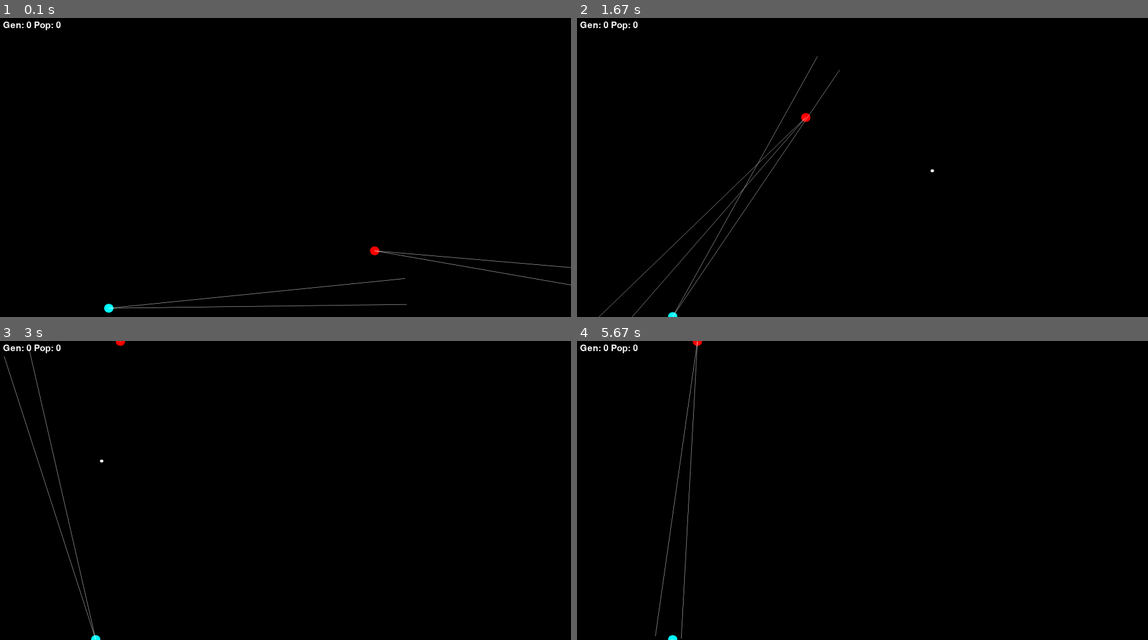
Above: before the commit, frames 1-4 (two rows, left to right).
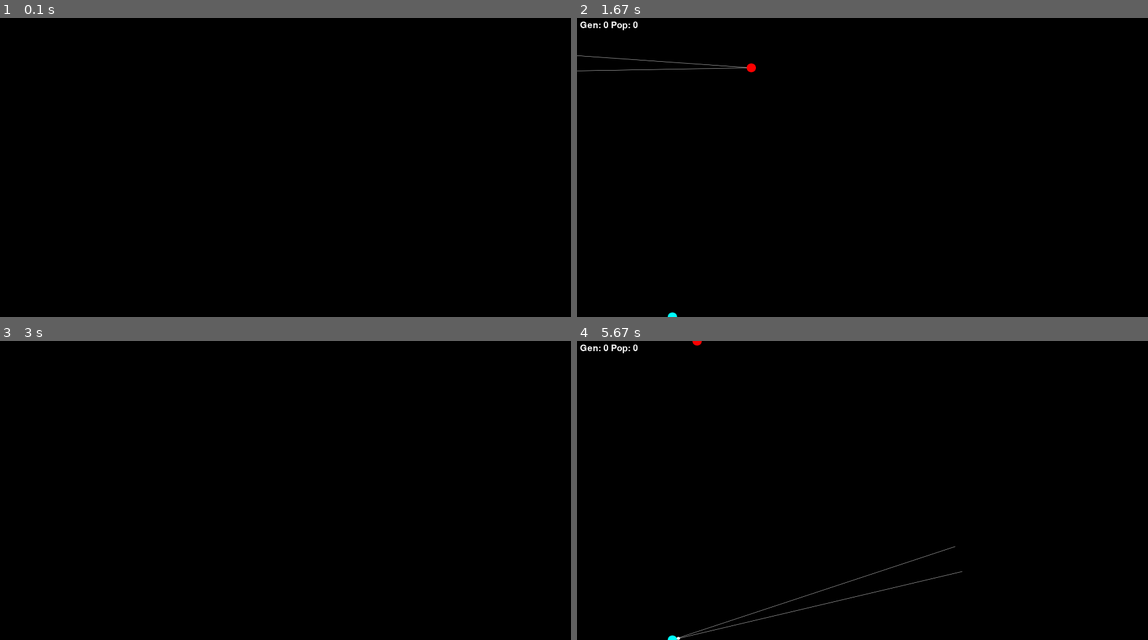
Above: after the commit, the same moments.

Repository: sattfatt/Simple-AI
Game: pygame game, started from pygame1/oneonone.py
Same seed, same stepped clock (60 frames per second), same inputs: the game is played once before the commit and once after it.
Inputs:
- Up to frame 1 (0.1 s): no input
- Up to frame 2 (1.67 s): hold N 0.33-0.8 s; hold M 0.83-1.3 s; hold N from 1.33 s (still down)
- Up to frame 3 (3 s): release N at 1.8 s; hold M from 2.83 s (still down)
- Up to frame 4 (5.67 s): release M at 3.3 s; tap N at 4.33 s

The runs differ from the first frame. In frame 1, 0.7% of the frame differs, in the area x 0-100%, y 1-99%; in frame 2, 0.8%, in the area x 0-63%, y 12-100%; in frame 3, 0.5%; in frame 4, 0.6%.

Commit message:
renamed and optimized the code so that simulations can run without rendering

Diff:
--- a/pygame1/test.py
+++ b/pygame1/oneonone.py
@@ -24,18 +24,36 @@
 # ------------- #
 #    params     #
 # ------------- #
-MAXITERATIONS = 4000
-MAXHEALTH = 500
-MOVESPEED = 3
-PROJVEL = 10
+MAXITERATIONS = 10000
+MAXHEALTH = 1000
+MOVESPEED = 1
+PROJVEL = 3
 MAXSPINRATE = 1
-PROJECTILEINTERVAL = 100
+PROJECTILEINTERVAL = 500
 MAXNEURONSPERLAYER = 5
 MAXDISPX = 1918  # 1024
 MAXDISPY = 1005  # 768
 MINRANDPARM = -1
 MAXRANDPARM = 1
-POPULATION = 100
+POPULATION = 20
+
+# ------------- #
+#    Globals    #
+# ------------- #
+
+iteration = 0
+
+tick = 0
+
+popindex = 0
+
+generation = 0
+
+displayupdateinterval = 10
+
+runnormal = False
+
+
 # ------------- #
 #     colors    #
 # ------------- #
@@ -67,7 +85,7 @@
 class Entity:
     def __init__(self, pos, dir, size, color, surf, owner):
 
-        self.endpointupper = (0,0)
+        self.endpointupper = (0, 0)
 
         self.endpointlower = (0, 0)
 
@@ -119,11 +137,11 @@
         self.drawhitboxflag = False
 
     def draw(self):
-        pygame.gfxdraw.filled_circle(self.SURFACE,
-                                     np.round(self.pos[0]).astype(int),
-                                     np.round(self.pos[1]).astype(int),
-                                     self.size,
-                                     self.color)
+        #pygame.gfxdraw.filled_circle(self.SURFACE,
+                                     #np.round(self.pos[0]).astype(int),
+                                     #np.round(self.pos[1]).astype(int),
+                                     #self.size,
+                                     #self.color)
 
         self.updateHitbox()
         if self.drawhitboxflag == True:
@@ -157,8 +175,9 @@
         self.endpointlower = (self.wedgeMag * math.cos(-(pov / 2) + dir) + self.pos[0],
                               self.wedgeMag * math.sin(-(pov / 2) + dir) + self.pos[1])
         if display:
-            pygame.draw.aaline(DISPLAYSURF, WHITE, self.pos, (self.endpointupper[0], self.endpointupper[1]), 1)
-            pygame.draw.aaline(DISPLAYSURF, WHITE, self.pos, (self.endpointlower[0], self.endpointlower[1]), 1)
+            pass
+            #pygame.draw.aaline(DISPLAYSURF, WHITE, self.pos, (self.endpointupper[0], self.endpointupper[1]), 1)
+            #pygame.draw.aaline(DISPLAYSURF, WHITE, self.pos, (self.endpointlower[0], self.endpointlower[1]), 1)
 
     def updateHitbox(self):
         self.hitbox = pygame.Rect(self.pos[0] - self.size, self.pos[1] - self.size, self.size * 2, self.size * 2)
@@ -195,13 +214,13 @@
         s12 = np.inner(v1, v2)
 
         # calculate barycentric points
-        scalar = 1 / (s00*s11-s01*s01)
-        u = (s11*s02-s01*s12)*scalar
-        v = (s00*s12-s01*s02)*scalar
+        scalar = 1 / (s00 * s11 - s01 * s01)
+        u = (s11 * s02 - s01 * s12) * scalar
+        v = (s00 * s12 - s01 * s02) * scalar
 
         if u >= 0 and v >= 0 and self.owner != projectile.owner:
             self.detectEnemy = True
-            print(self.owner + ' detects enemy!')
+            # print(self.owner + ' detects enemy!')
             return True
         else:
             self.detectEnemy = False
@@ -358,7 +377,7 @@
     pass
 
 
-def rouletteWheel(NNlist,n=1):
+def rouletteWheel(NNlist, n=1):
     totalfitness = 0
     offset = 0
     selected = []
@@ -407,8 +426,6 @@
     NNlist1.append(NN('bob'))
     NNlist2.append(NN('joe'))
 
-
-
 bob = Entity((np.random.randint(1, MAXDISPX - 1), np.random.randint(1, MAXDISPY - 1)), 0, 15, RED, DISPLAYSURF, 'bob')
 joe = Entity((np.random.randint(1, MAXDISPX - 1), np.random.randint(1, MAXDISPY - 1)), 0, 15, CYAN, DISPLAYSURF, 'joe')
 
@@ -421,20 +438,17 @@
 
 testbaby = breed(NNlist1[0], NNlist2[0], 'bob')
 
-iteration = 0
-
-popindex = 0
-
-generation = 0
+keys = []
 
 fontObj = pygame.font.Font(pygame.font.get_default_font(), 30)
-textSurf = fontObj.render('Gen: '+str(generation)+' Pop: '+str(popindex), True, WHITE)
+textSurf = fontObj.render('Gen: ' + str(generation) + ' Pop: ' + str(popindex), True, WHITE)
 textRect = textSurf.get_rect()
-textRect.topleft = (10,10)
+textRect.topleft = (10, 10)
 
 while True:
-    DISPLAYSURF.fill(BLACK)
-    DISPLAYSURF.blit(textSurf,textRect)
+    #DISPLAYSURF.fill(BLACK)
+
+
     iteration += 1
 
     if iteration >= MAXITERATIONS or len(entities) < 2:
@@ -456,6 +470,7 @@
                          DISPLAYSURF, 'bob')
             entities = [bob, joe]
             projectiles = []
+            textSurf = fontObj.render('Gen: ' + str(generation) + ' Pop: ' + str(popindex), True, WHITE)
             print('done!')
             continue
 
@@ -483,6 +498,7 @@
         nets = [NNlist1[popindex], NNlist2[popindex]]
         projectiles = []
 
+    # keys
 
     # event handling
     for event in pygame.event.get():
@@ -490,7 +506,13 @@
         if event.type == QUIT:
             pygame.quit()
             sys.exit()
-
+        if event.type == KEYDOWN:
+            if event.key == K_m:
+                runnormal = False
+                DISPLAYSURF.fill(BLACK)
+                pygame.display.update()
+            if event.key == K_n:
+                runnormal = True
 
     # projectile handling
     if projectiles:
@@ -511,7 +533,8 @@
                     elif proj.owner == 'joe':
                         joe.damagedealt += 10
                         # print('joe dealt ' + str(joe.damagedealt))
-                    projectiles[:] = [x for x in projectiles if removeCondition(x)]  # for some reason I have to remove the projectile right away in this scope if hit
+                    projectiles[:] = [x for x in projectiles if removeCondition(
+                        x)]  # for some reason I have to remove the projectile right away in this scope if hit
         # remove projectile from list if remove condition is met.
         projectiles[:] = [x for x in projectiles if removeCondition(x)]
 
@@ -536,5 +559,37 @@
                     Entity((entity.pos[0], entity.pos[1]), entity.dir, 5, WHITE, DISPLAYSURF, entity.owner))
     entities[:] = [x for x in entities if not x.health == 0]
 
-    pygame.display.update()
-    fpsClock.tick(FPS)
+    if runnormal:
+        # draw all things here.
+        tick += 1
+
+        if tick >= displayupdateinterval:
+
+            for projectile in projectiles:
+                pygame.gfxdraw.filled_circle(projectile.SURFACE,
+                                             np.round(projectile.pos[0]).astype(int),
+                                             np.round(projectile.pos[1]).astype(int),
+                                             projectile.size,
+                                             projectile.color)
+            for entity in entities:
+                pygame.draw.aaline(DISPLAYSURF, WHITE, entity.pos, (entity.endpointupper[0], entity.endpointupper[1]),
+                                   1)
+                pygame.draw.aaline(DISPLAYSURF, WHITE, entity.pos, (entity.endpointlower[0], entity.endpointlower[1]),
+                                   1)
+                pygame.gfxdraw.filled_circle(entity.SURFACE,
+                                             np.round(entity.pos[0]).astype(int),
+                                             np.round(entity.pos[1]).astype(int),
+                                             entity.size,
+                                             entity.color)
+
+
+            pygame.display.update()
+            DISPLAYSURF.fill(BLACK)
+            DISPLAYSURF.blit(textSurf,textRect)
+            tick = 0
+
+    #pygame.display.update()
+    #pygame.display.update([entities[0].hitbox, entities[1].hitbox])
+
+
+    #print(fpsClock.tick(0))
--- /dev/null
+++ b/pygame1/tensorflow_tutorial.py
@@ -0,0 +1,33 @@
+import tensorflow as tf
+NEURONSPERLAYER = 5
+
+
+
+# input vector will be 5 long vector
+x = tf.placeholder(tf.float32, [5,1])
+
+# layer 1
+w1 = tf.Variable(tf.random_normal([5, NEURONSPERLAYER], 0, 1))
+b1 = tf.Variable(tf.random_normal([NEURONSPERLAYER,1], 0, 1))
+
+# layer 2
+w2 = tf.Variable(tf.random_normal([NEURONSPERLAYER, NEURONSPERLAYER], 0, 1))
+b2 = tf.Variable(tf.random_normal([NEURONSPERLAYER,1], 0, 1))
+
+# layer 3
+w3 = tf.Variable(tf.random_normal([NEURONSPERLAYER, 5], 0, 1))
+b3 = tf.Variable(tf.random_normal([5, 1], 0, 1))
+
+
+out1 = tf.nn.tanh(tf.matmul(w1, x) + b1)
+out2 = tf.nn.tanh(tf.matmul(w2, out1) + b2)
+out3 = tf.nn.tanh(tf.matmul(w3, out2) + b3)
+
+
+
+
+
+sess = tf.InteractiveSession()
+tf.global_variables_initializer().run()
+
+print(sess.run(out3, {x: [[1],[2],[3],[4],[5]]}))
